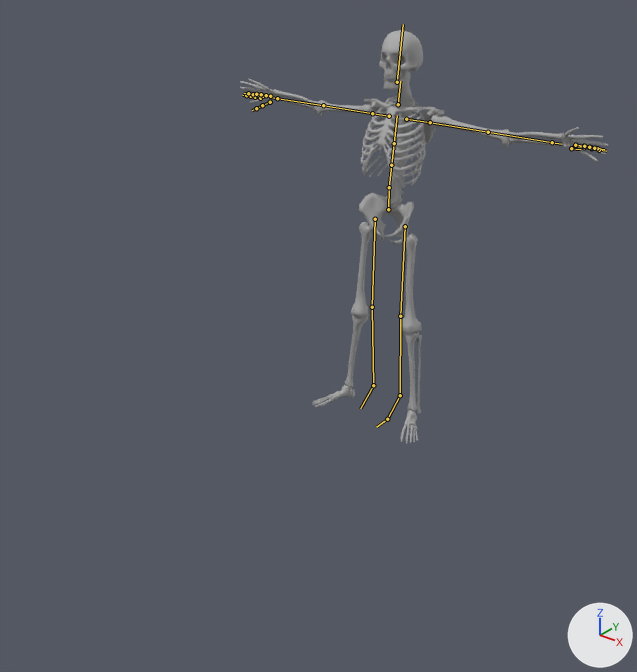
The glTF model assets/models/skel_human.gltf: old version first, new version second.
Both versions are drawn from a 50 mm camera at (3.44, -5.14, 3.62) aimed at (0.28, -1.19, 1.18). Arrows for +X, +Y and +Z are at lower right; the lights stay in place. The first picture is the older version. The bones that change, and the others that lie on the model, are drawn over the model as lines.

The first picture shows 'skeleton'.
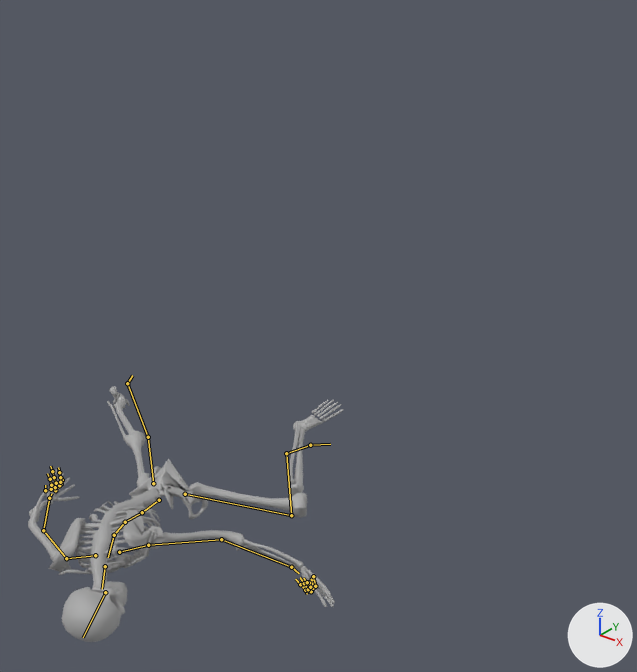
The newer file adds an action. The first version stands in its rest pose; the second is drawn at frame 77 of the action 'die_2'.

Changed parts and their boxes [x1, y1, x2, y2] in the pictures (637 x 672 px):
'skeleton', posed (14% narrower, 38% shorter)
    before: [240, 30, 608, 443]
    after: [28, 386, 344, 642]
bone 'mixamorig:Hips', root to tip
    before: (388, 209) to (389, 187)
    after: (159, 500) to (142, 512)
bone 'mixamorig:Spine', root to tip
    before: (389, 187) to (391, 165)
    after: (142, 512) to (125, 522)
bone 'mixamorig:Spine1', root to tip
    before: (391, 165) to (394, 143)
    after: (125, 522) to (114, 535)
bone 'mixamorig:Spine2', root to tip
    before: (394, 143) to (397, 115)
    after: (114, 535) to (108, 557)
bone 'mixamorig:Neck', root to tip
    before: (398, 104) to (400, 81)
    after: (105, 566) to (102, 589)
bone 'mixamorig:Head', root to tip
    before: (397, 82) to (403, 24)
    after: (105, 592) to (83, 637)
bone 'mixamorig:RightShoulder', root to tip
    before: (389, 116) to (372, 113)
    after: (95, 555) to (66, 558)
bone 'mixamorig:RightArm', root to tip
    before: (372, 113) to (323, 105)
    after: (66, 558) to (43, 530)
bone 'mixamorig:RightForeArm', root to tip
    before: (323, 105) to (277, 98)
    after: (43, 530) to (49, 498)
bone 'mixamorig:RightHand', root to tip
    before: (277, 98) to (271, 97)
    after: (49, 498) to (52, 493)
bone 'mixamorig:LeftShoulder', root to tip
    before: (406, 119) to (430, 122)
    after: (119, 552) to (148, 545)
bone 'mixamorig:LeftArm', root to tip
    before: (430, 122) to (488, 132)
    after: (148, 545) to (221, 539)
bone 'mixamorig:LeftForeArm', root to tip
    before: (488, 132) to (552, 142)
    after: (221, 539) to (291, 567)
bone 'mixamorig:LeftHand', root to tip
    before: (552, 142) to (561, 144)
    after: (291, 567) to (299, 573)
bone 'mixamorig:RightUpLeg', root to tip
    before: (375, 219) to (372, 307)
    after: (153, 483) to (148, 437)
bone 'mixamorig:RightLeg', root to tip
    before: (372, 307) to (373, 385)
    after: (148, 437) to (127, 383)
bone 'mixamorig:RightFoot', root to tip
    before: (373, 385) to (360, 408)
    after: (127, 383) to (132, 375)
bone 'mixamorig:LeftUpLeg', root to tip
    before: (405, 226) to (400, 316)
    after: (185, 494) to (291, 515)
bone 'mixamorig:LeftLeg', root to tip
    before: (400, 316) to (400, 395)
    after: (291, 515) to (286, 453)
bone 'mixamorig:LeftFoot', root to tip
    before: (400, 395) to (387, 419)
    after: (286, 453) to (310, 445)
bone 'mixamorig:LeftToeBase', root to tip
    before: (387, 419) to (376, 427)
    after: (310, 445) to (330, 444)

The change in detail:
Bone 'mixamorig:Hips' (bone_mixamorig_hips) moves from (0.0, 0.0, 0.0) to (-0.3, -1.47, 2.108).
Bone 'mixamorig:Hips' (bone_mixamorig_hips) turns from (0, 0, 0) to (88, 9, 2) degrees about its own x, y and z.
Bone 'mixamorig:Spine' (bone_mixamorig_spine) turns from (0, 0, 0) to (-1, 6, 0) degrees about its own x, y and z.
Bone 'mixamorig:Spine1' (bone_mixamorig_spine1) turns from (0, 0, 0) to (8, 4, -14) degrees about its own x, y and z.
Bone 'mixamorig:Spine2' (bone_mixamorig_spine2) turns from (0, 0, 0) to (9, 3, -14) degrees about its own x, y and z.
Bone 'mixamorig:Neck' (bone_mixamorig_neck) turns from (0, 0, 0) to (10, 7, -1) degrees about its own x, y and z.
Bone 'mixamorig:Head' (bone_mixamorig_head) turns from (0, 0, 0) to (-50, 65, -42) degrees about its own x, y and z.
Bone 'mixamorig:RightShoulder' (bone_mixamorig_rightshoulder) turns from (0, 0, 0) to (-3, -4, -7) degrees about its own x, y and z.
Bone 'mixamorig:RightArm' (bone_mixamorig_rightarm) turns from (0, 0, 0) to (56, -15, -41) degrees about its own x, y and z.
Bone 'mixamorig:RightForeArm' (bone_mixamorig_rightforearm) turns from (0, 0, 0) to (10, 1, -20) degrees about its own x, y and z.
Bone 'mixamorig:RightHand' (bone_mixamorig_righthand) turns from (0, 0, 0) to (5, -36, -12) degrees about its own x, y and z.
Bone 'mixamorig:LeftShoulder' (bone_mixamorig_leftshoulder) turns from (0, 0, 0) to (2, -2, 9) degrees about its own x, y and z.
Bone 'mixamorig:LeftArm' (bone_mixamorig_leftarm) turns from (0, 0, 0) to (97, -75, -82) degrees about its own x, y and z.
Bone 'mixamorig:LeftForeArm' (bone_mixamorig_leftforearm) turns from (0, 0, 0) to (-1, 1, 36) degrees about its own x, y and z.
Bone 'mixamorig:LeftHand' (bone_mixamorig_lefthand) turns from (0, 0, 0) to (-1, -2, 25) degrees about its own x, y and z.
Bone 'mixamorig:RightUpLeg' (bone_mixamorig_rightupleg) turns from (0, 0, 0) to (2, -6, -43) degrees about its own x, y and z.
Bone 'mixamorig:RightLeg' (bone_mixamorig_rightleg) turns from (0, 0, 0) to (-10, -23, -4) degrees about its own x, y and z.
Bone 'mixamorig:RightFoot' (bone_mixamorig_rightfoot) turns from (0, 0, 0) to (-29, -8, 15) degrees about its own x, y and z.
Bone 'mixamorig:LeftUpLeg' (bone_mixamorig_leftupleg) turns from (0, 0, 0) to (74, -81, -6) degrees about its own x, y and z.
Bone 'mixamorig:LeftLeg' (bone_mixamorig_leftleg) turns from (0, 0, 0) to (-98, 1, 6) degrees about its own x, y and z.
Bone 'mixamorig:LeftFoot' (bone_mixamorig_leftfoot) turns from (0, 0, 0) to (0, -6, -4) degrees about its own x, y and z.
Bone 'mixamorig:LeftToeBase' (bone_mixamorig_lefttoebase) turns from (0, 0, 0) to (-4, -2, 0) degrees about its own x, y and z.
